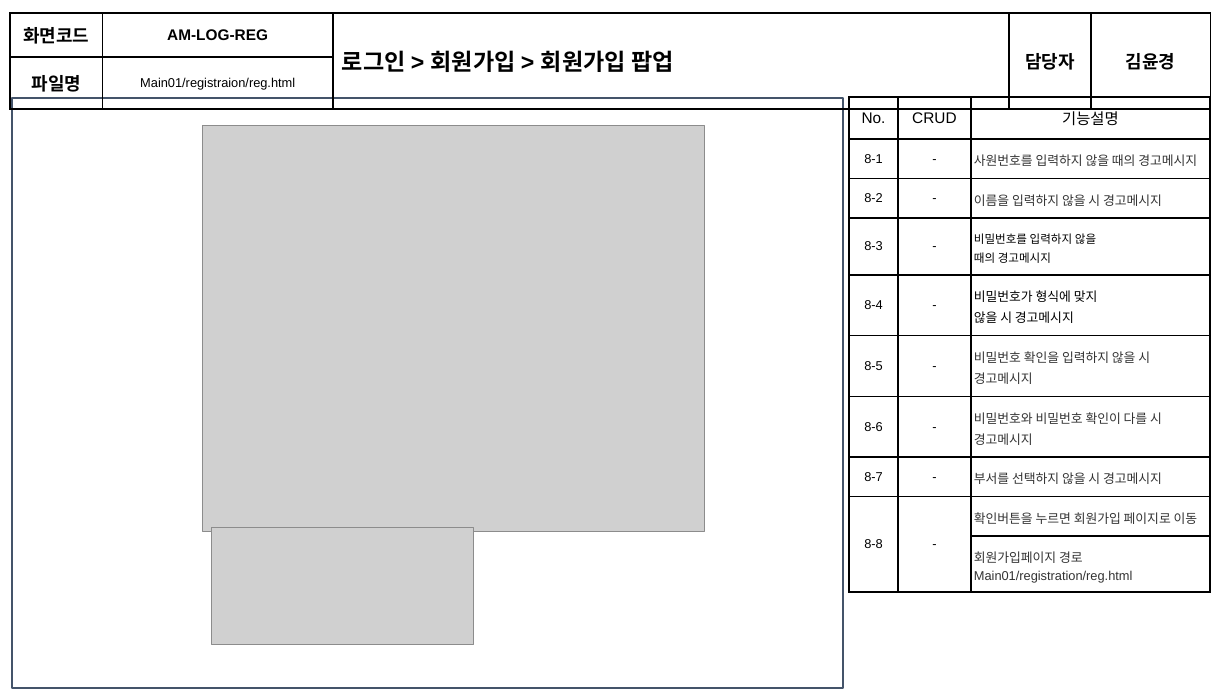
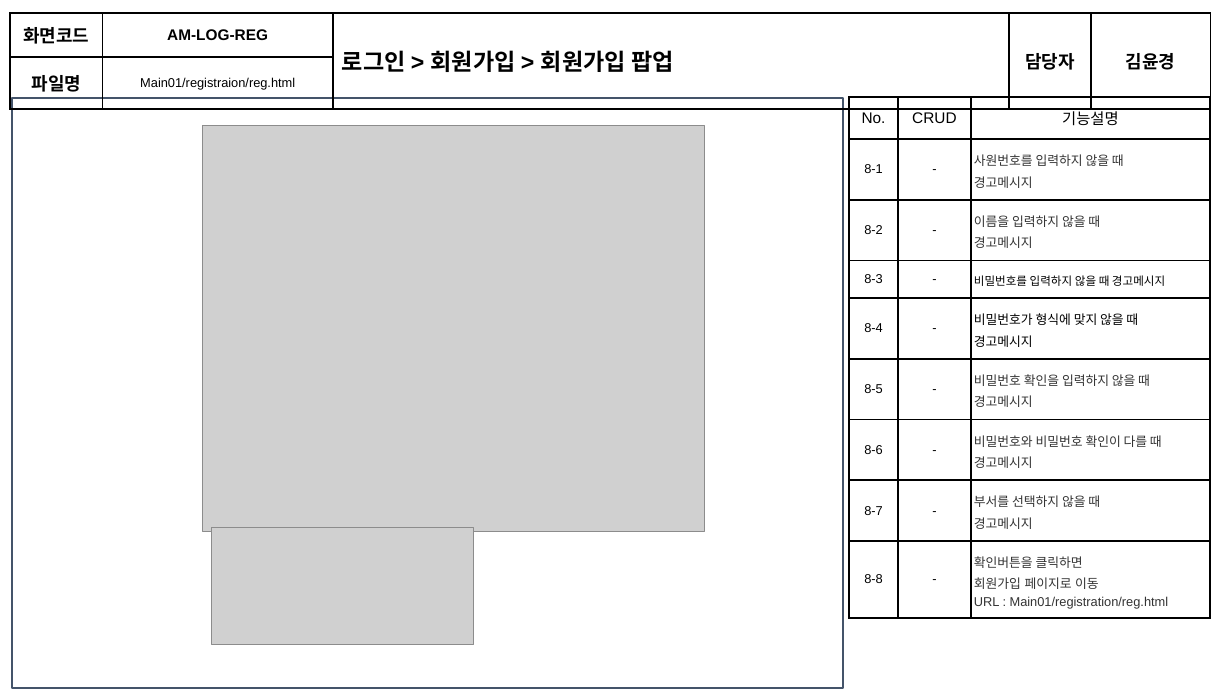
Before and after one commit to soulluna/-6th-_cosmo_1th_group, a slide deck: slide 5 of 작업완료포트폴리오/4. 화면설계서/[6기]1조_화면설계서_V1.5.pptx (slide 6 before the commit). Drawn at 1232x693 pixels with LibreOffice and Linux fonts; fonts in the diff are those of the drawing; grey boxes stand for pictures. Boxes give left, top, right and bottom in pixels: in the first picture for what was removed or moved away, otherwise in the second. Text is boxed around its words. In the diff, an @@ line names an element or a change of style, - is before the commit and + after.

```diff
--- a/작업완료포트폴리오/4. 화면설계서/[6기]1조_화면설계서_V1.5.pptx
+++ b/작업완료포트폴리오/4. 화면설계서/[6기]1조_화면설계서_V1.5.pptx
@@ table at (849,97,1211,613) @@
-row 2: 8-1 | - | 사원번호를 입력하지 않을 때의 경고메시지
-row 3: 8-2 | - | 이름을 입력하지 않을 시 경고메시지
-row 4: 8-3 | - | 비밀번호를 입력하지 않을 / 때의 경고메시지
-row 5: 8-4 | - | 비밀번호가 형식에 맞지 / 않을 시 경고메시지
-row 6: 8-5 | - | 비밀번호 확인을 입력하지 않을 시 경고메시지
-row 7: 8-6 | - | 비밀번호와 비밀번호 확인이 다를 시 경고메시지
-row 8: 8-7 | - | 부서를 선택하지 않을 시 경고메시지
-row 9: 8-8 | - | 확인버튼을 누르면 회원가입 페이지로 이동
-row 10:  |  | 회원가입페이지 경로 / Main01/registration/reg.html
+row 2: 8-1 | - | 사원번호를 입력하지 않을 때 / 경고메시지
+row 3: 8-2 | - | 이름을 입력하지 않을 때 / 경고메시지
+row 4: 8-3 | - | 비밀번호를 입력하지 않을 때 경고메시지
+row 5: 8-4 | - | 비밀번호가 형식에 맞지 않을 때 / 경고메시지
+row 6: 8-5 | - | 비밀번호 확인을 입력하지 않을 때 / 경고메시지
+row 7: 8-6 | - | 비밀번호와 비밀번호 확인이 다를 때 / 경고메시지
+row 8: 8-7 | - | 부서를 선택하지 않을 때 / 경고메시지
+row 9: 8-8 | - | 확인버튼을 클릭하면 / 회원가입 페이지로 이동 / URL : Main01/registration/reg.html
```
Also in this commit, not shown: 48 other slides changed, 1 slide removed, 31 other files.
